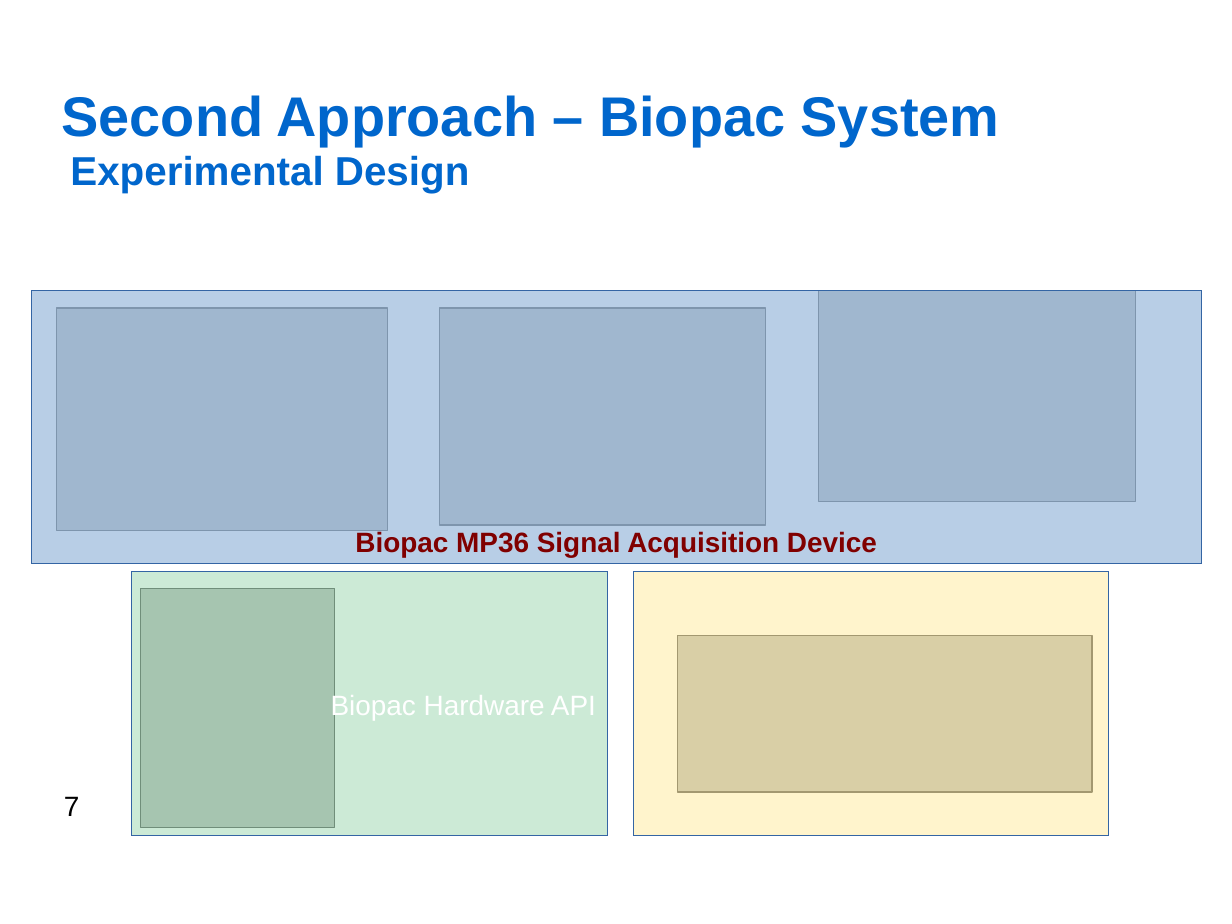
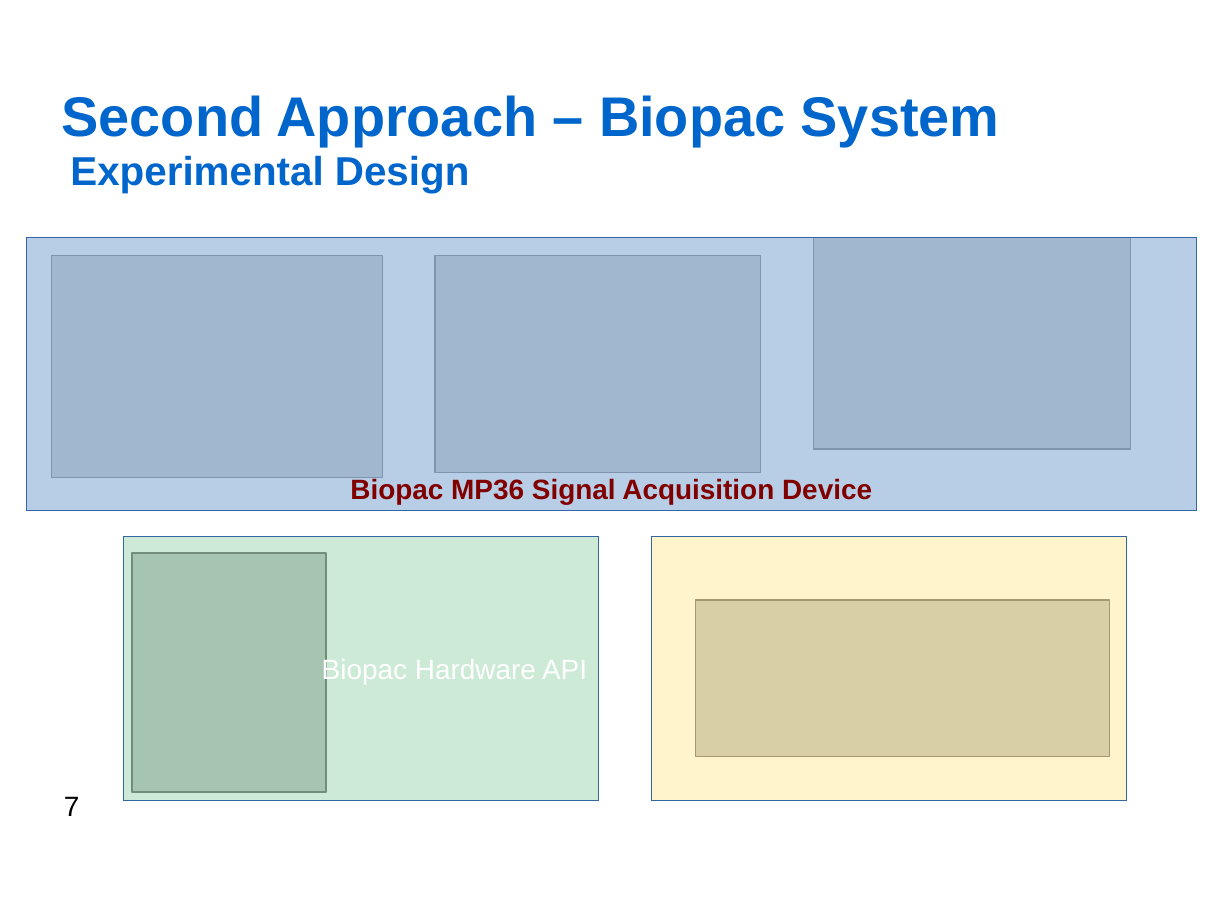
Before and after one commit to jfedjaev/NSTresearchPractice, a slide deck: slide 7 of Report/Presentation/Fedjaev_ResearchPractice.odp. Drawn at 1232x924 pixels with LibreOffice and Linux fonts; fonts in the diff are those of the drawing; grey boxes stand for pictures; background and template pictures are left out. Boxes give left, top, right and bottom in pixels: in the first picture for what was removed or moved away, otherwise in the second. Text is boxed around its words. In the diff, an @@ line names an element or a change of style, - is before the commit and + after.

```diff
--- a/Report/Presentation/Fedjaev_ResearchPractice.odp
+++ b/Report/Presentation/Fedjaev_ResearchPractice.odp
@@ 3 pictures, 1 rectangle: place and size @@
-3 pictures, 1 rectangle at [31, 291, 1202, 563]
+3 pictures, 1 rectangle at [27, 238, 1197, 511]
@@ rectangle "Biopac Hardware API": place and size @@
-rectangle "Biopac Hardware API" at [132, 572, 607, 836]
+rectangle "Biopac Hardware API" at [123, 537, 598, 800]
@@ rectangle: place and size @@
-rectangle at [634, 572, 1109, 836]
+rectangle at [652, 537, 1127, 800]
@@ picture: place and size @@
-picture at [141, 588, 335, 827]
+picture at [132, 553, 326, 793]
@@ picture: place and size @@
-picture at [677, 635, 1092, 792]
+picture at [695, 600, 1110, 757]
```
Also in this commit, not shown: 2 other slides changed, 2 other files.
